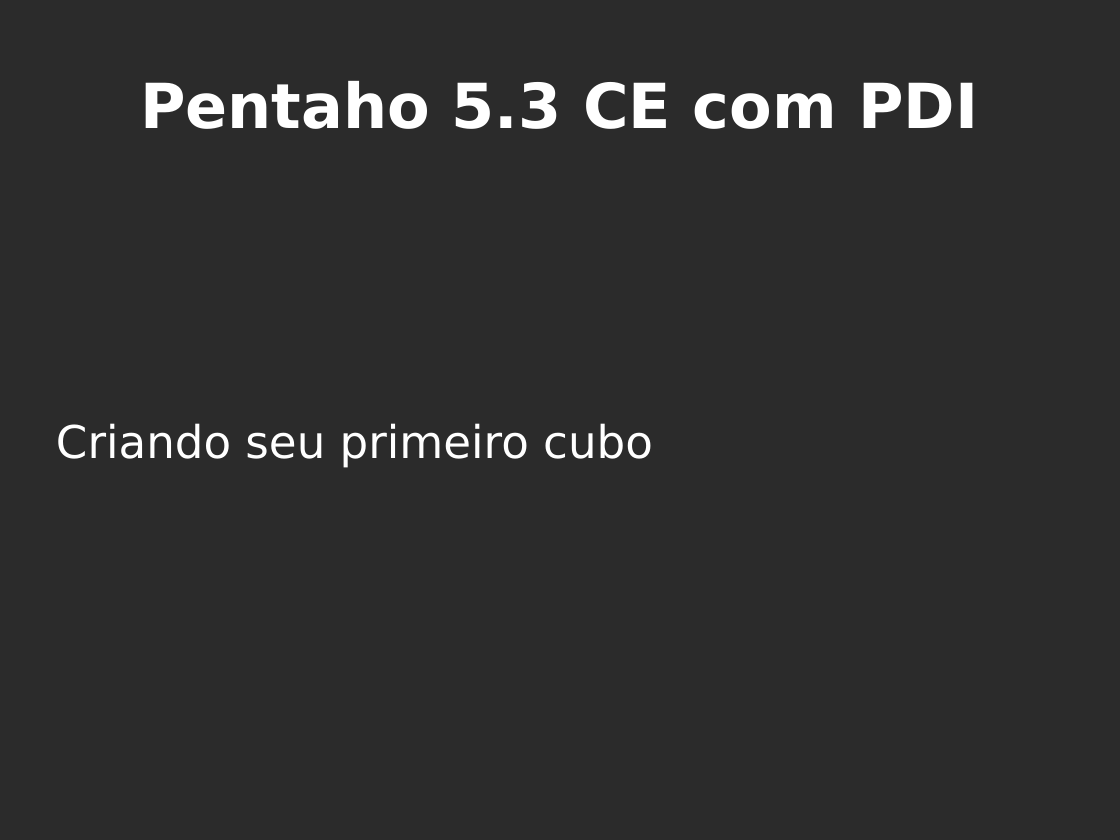
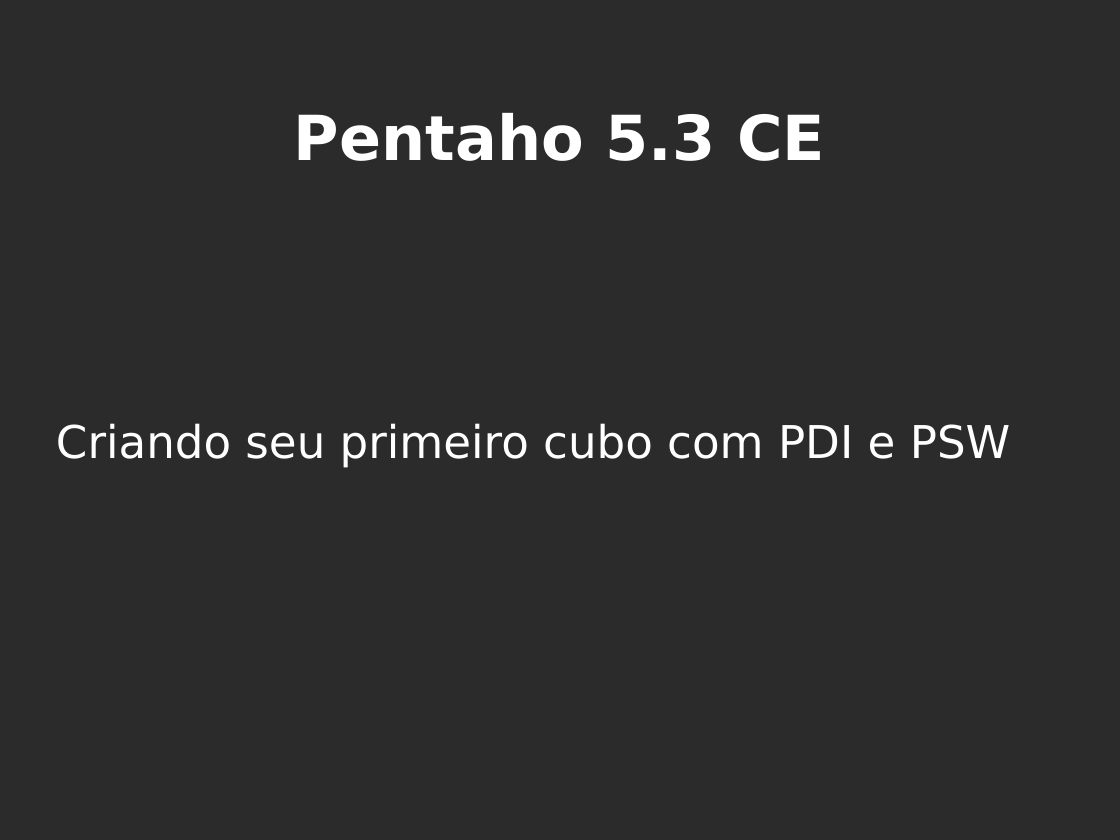
Before and after one commit to PauloMazzia/Flisol2015, a slide deck: slide 1 of Flisol 2015 Oficina.odp. Drawn at 1120x840 pixels with LibreOffice and Linux fonts; fonts in the diff are those of the drawing; background and template pictures are left out; a plain dark background stands for a picture behind light text. Boxes give left, top, right and bottom in pixels: in the first picture for what was removed or moved away, otherwise in the second. Text is boxed around its words. In the diff, an @@ line names an element or a change of style, - is before the commit and + after.

```diff
--- a/Flisol 2015 Oficina.odp
+++ b/Flisol 2015 Oficina.odp
@@ title at (294, 113, 825, 161): text changed @@
-Pentaho 5.3 CE com PDI
+Pentaho 5.3 CE
@@ subtitle at (56, 423, 1011, 468): text changed @@
-Criando seu primeiro cubo
+Criando seu primeiro cubo com PDI e PSW
```
Also in this commit, not shown: 3 slides added, 1 other file.
